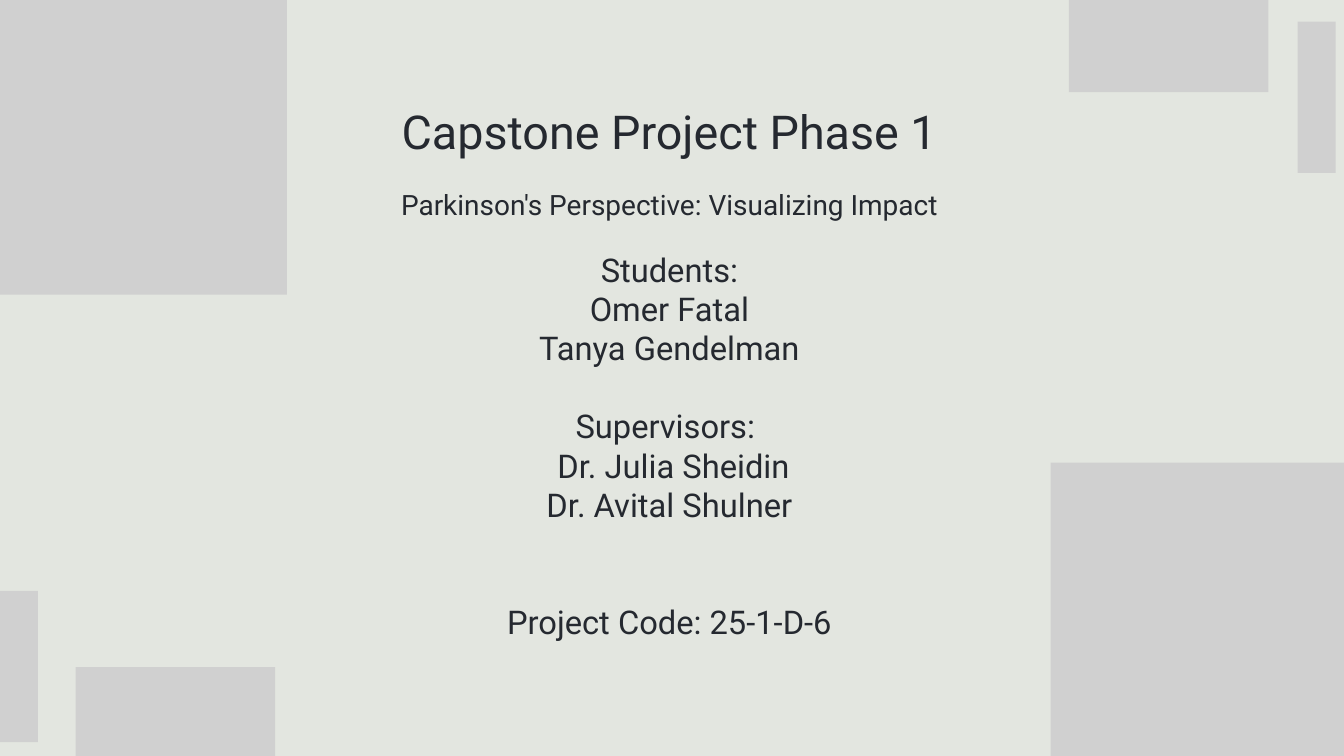
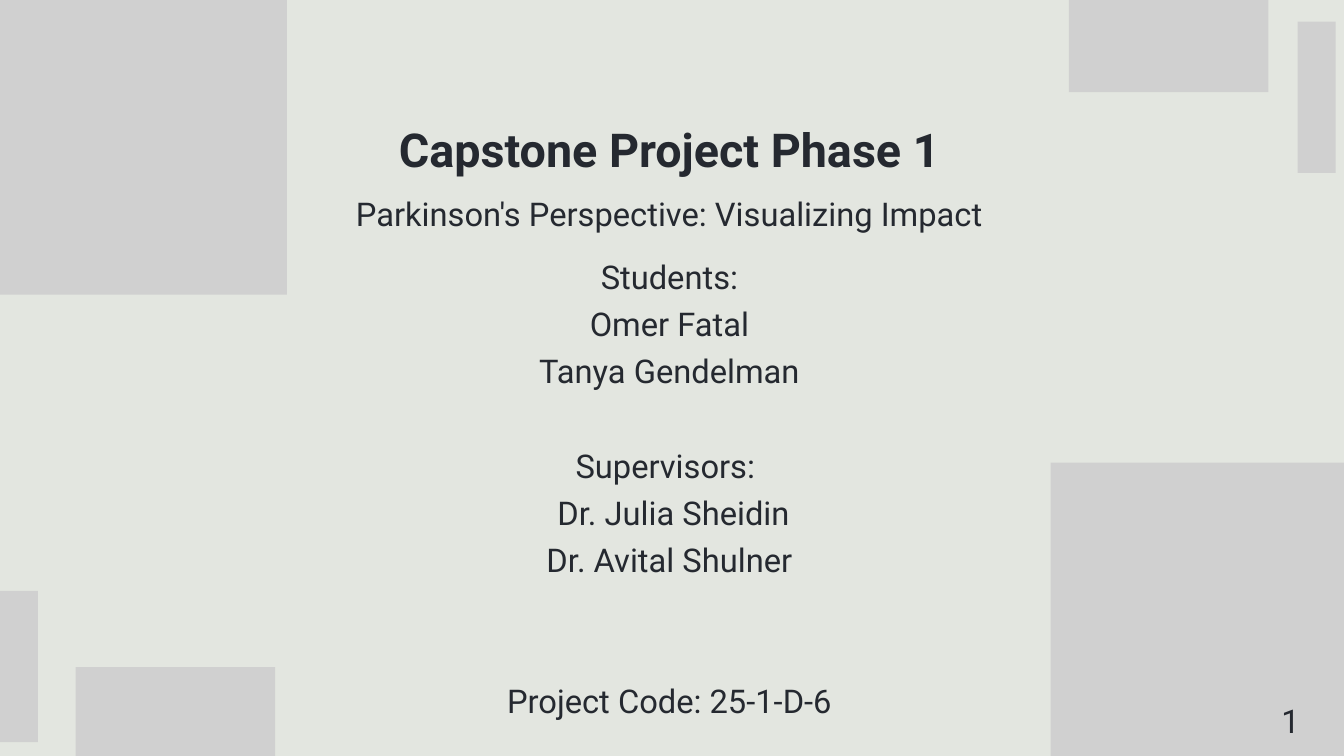
Before and after one commit to OmerFatal/FinalProject_Parkinson-s_Visualization, a slide deck: slide 1 of Capstone Project Phase 1 -Presentation.pptx. Drawn at 1344x756 pixels with LibreOffice and Linux fonts; fonts in the diff are those of the drawing; grey boxes stand for pictures. Boxes give left, top, right and bottom in pixels: in the first picture for what was removed or moved away, otherwise in the second. Text is boxed around its words. In the diff, an @@ line names an element or a change of style, - is before the commit and + after.

Commit message:
Updated Final Project Parkinson Omer Tanya

```diff
--- a/Capstone Project Phase 1 -Presentation.pptx
+++ b/Capstone Project Phase 1 -Presentation.pptx
@@ text "Capstone Project Phase 1" at (399, 132, 940, 177): bold on; line spacing 100pt to 2 @@
@@ text "Parkinson's Perspective: Visualizing Impact" at (356, 201, 982, 233): size 30 to 35 pt; line spacing 30pt to 1 @@
@@ text "Students:" at (507, 264, 832, 720): line spacing 42pt to 1.2 @@
@@ picture at (1051, 463, 1344, 756): rotation 0 to 180 degrees @@
@@ text added at (1281, 709, 1299, 733), 35 pt, text #252930 @@
+1
```
Also in this commit, not shown: 15 other slides changed, 4 slides added, 1 slide removed.
